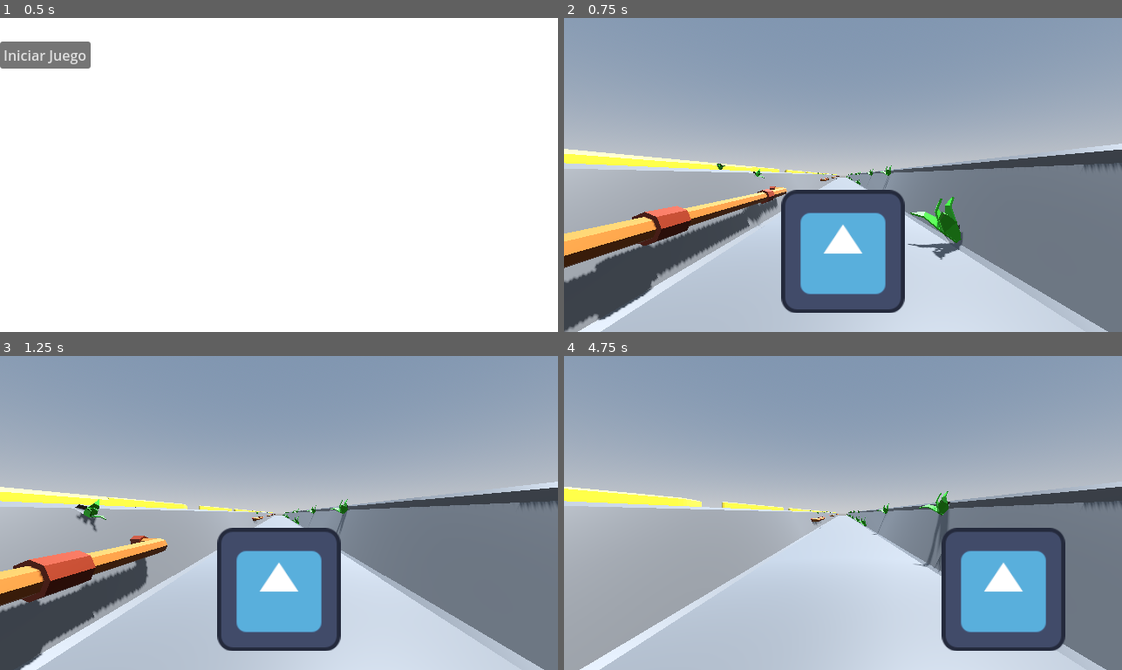
Above: before the commit, frames 1-4 (two rows, left to right).
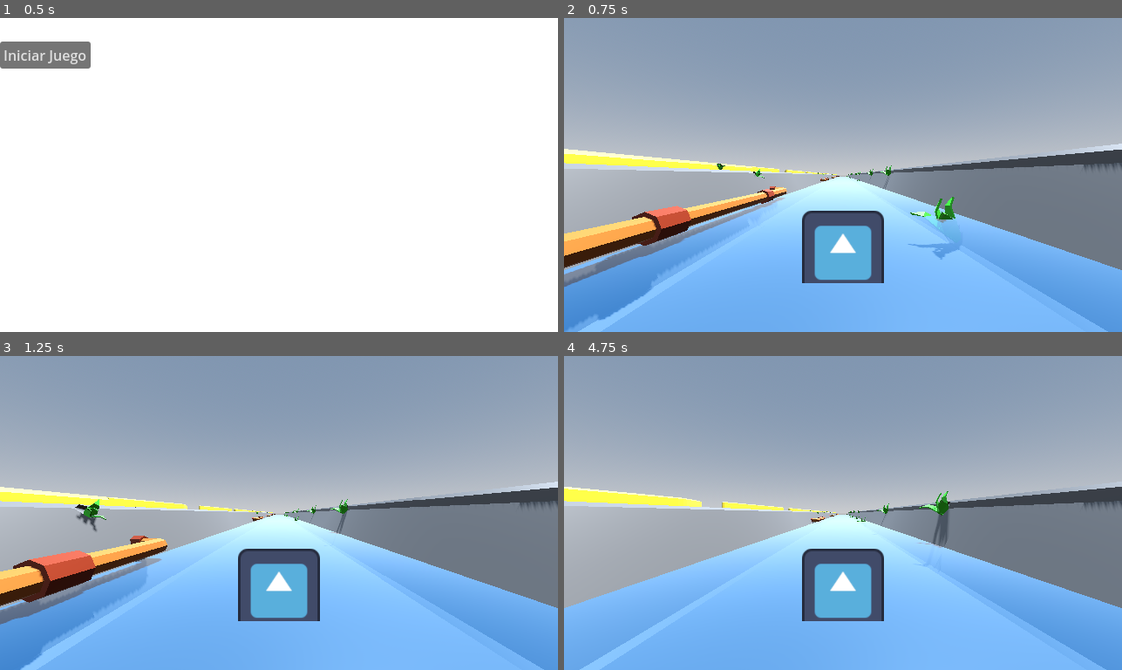
Above: after the commit, the same moments.

Repository: NahuelArrieta/RataSurfer
Game: Godot game, scene res://ui/StartMenu.tscn
Two runs of this game, one before a commit and one after it. Both use one fixed random seed, a clock stepped at 60 frames per second and the inputs below. The engine's default icon, where the game draws it, is replaced by a stand-in: a white triangle on a blue panel in a dark square.
Inputs:
- Up to frame 1 (0.5 s): no input
- Up to frame 2 (0.75 s): click "Iniciar Juego" at 0.5 s
- Up to frame 3 (1.25 s): no input
- Up to frame 4 (4.75 s): hold Right (right) 1.28-2.03 s; hold Down (down) 2.03-2.78 s; hold Right (right) 2.78-4.28 s; hold Left (left) from 4.28 s (still down)

Frame 1 is identical in both runs. In frame 2, 33% of the frame differs, in the area x 0-100%, y 50-100%; in frame 3, 33%; in frame 4, 36%.

Commit message:
centered player

Diff:
--- a/entities/movement_handler.gd
+++ b/entities/movement_handler.gd
@@ -11,7 +11,7 @@
 	right_ray.set_target_position(Vector3(lane_size, 0, 0))
 	left_ray.set_target_position(Vector3(-lane_size, 0, 0))
 
-var lane := -1
+var lane := 0
 
 func is_sliding() -> bool:
 	return abs(lane) == 2
--- a/entities/player.tscn
+++ b/entities/player.tscn
@@ -8,7 +8,7 @@
 [node name="Player" type="CharacterBody3D"]
 
 [node name="Sprite3D" type="Sprite3D" parent="."]
-transform = Transform3D(3, 0, 0, 0, 3, 0, 0, 0, 3, 0, 0, 0)
+transform = Transform3D(2, 0, 0, 0, 2, 0, 0, 0, 2, 0, 0, 0)
 billboard = 1
 texture = ExtResource("1_merdl")
 
--- a/level/level.tscn
+++ b/level/level.tscn
@@ -185,7 +185,6 @@
 
 [node name="MeshInstance3D" type="MeshInstance3D" parent="."]
 transform = Transform3D(1, 0, 0, 0, 1, 0, 0, 0, 1, 0, -1, 0)
-visible = false
 mesh = SubResource("BoxMesh_5gx2l")
 surface_material_override/0 = SubResource("ShaderMaterial_qohg2")
 
--- a/level/module_handler.gd
+++ b/level/module_handler.gd
@@ -46,6 +46,5 @@
 			module.queue_free()
 
 
-	print(removed)
 	if removed > 0:
 		_spawn_modules(removed)
